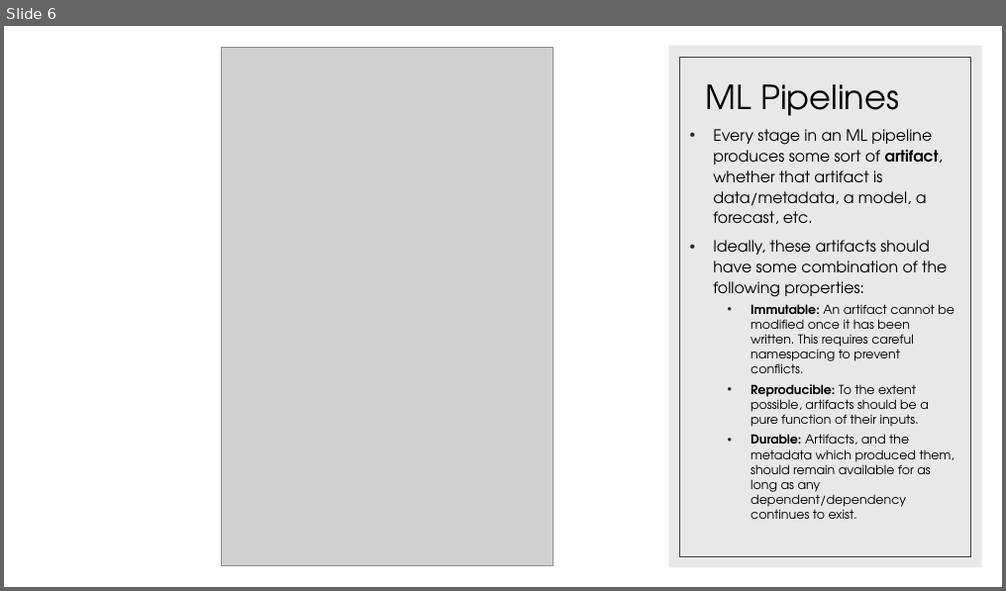
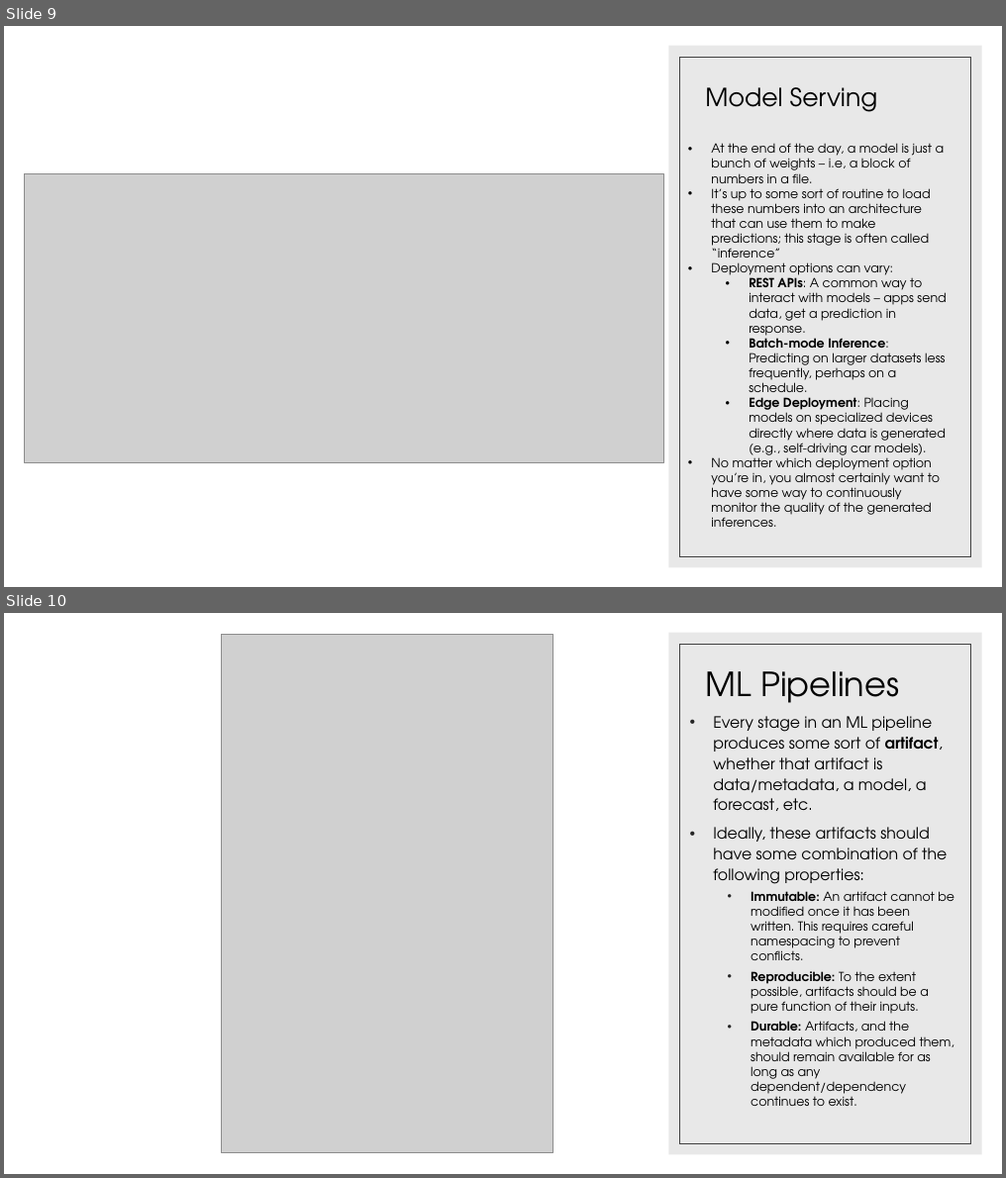
Before and after one commit to apetresc/rotman-ml, a slide deck: Day 3-4.pptx. Shown one above the other, each under a label of ours: slide 6 before the commit, slides 9 and 10 after it. The pictures are 1006x591 and 1006x1178 pixels, drawn with LibreOffice and Linux fonts; fonts in the diff are those of the drawing; grey boxes stand for pictures. Boxes give left, top, right and bottom in pixels: in the first picture for what was removed or moved away, otherwise in the second. Text is boxed around its words. In the diff, an @@ line names an element or a change of style, - is before the commit and + after.

```diff
--- a/Day 3-4.pptx
+++ b/Day 3-4.pptx
@@ slide 9 added at [4, 26, 1002, 587], background #FFFFFF; not listed: 2 template elements that a slide beside it also shows @@
@@ title added at [705, 87, 878, 112], 24 pt, text #000000 @@
+Model Serving
@@ text added at [711, 143, 945, 527], 12 pt, text #000000 @@
+• At the end of the day, a model is just a bunch of weights – i.e, a block of numbers in a file.
+• It’s up to some sort of routine to load these numbers into an architecture that can use them to make predictions; this stage is often called “inference”
+• Deployment options can vary:
+  • REST APIs: A common way to interact with models – apps send data, get a prediction in response.
+  • Batch-mode Inference: Predicting on larger datasets less frequently, perhaps on a schedule.
+  • Edge Deployment: Placing models on specialized devices directly where data is generated (e.g., self-driving car models).
+• No matter which deployment option you’re in, you almost certainly want to have some way to continuously monitor the quality of the generated inferences.
@@ picture added at [24, 174, 663, 464] @@
@@ what was slide 6 is now slide 10 @@
```
Also in this commit, not shown: 1 slide changed, 3 other slides added.
